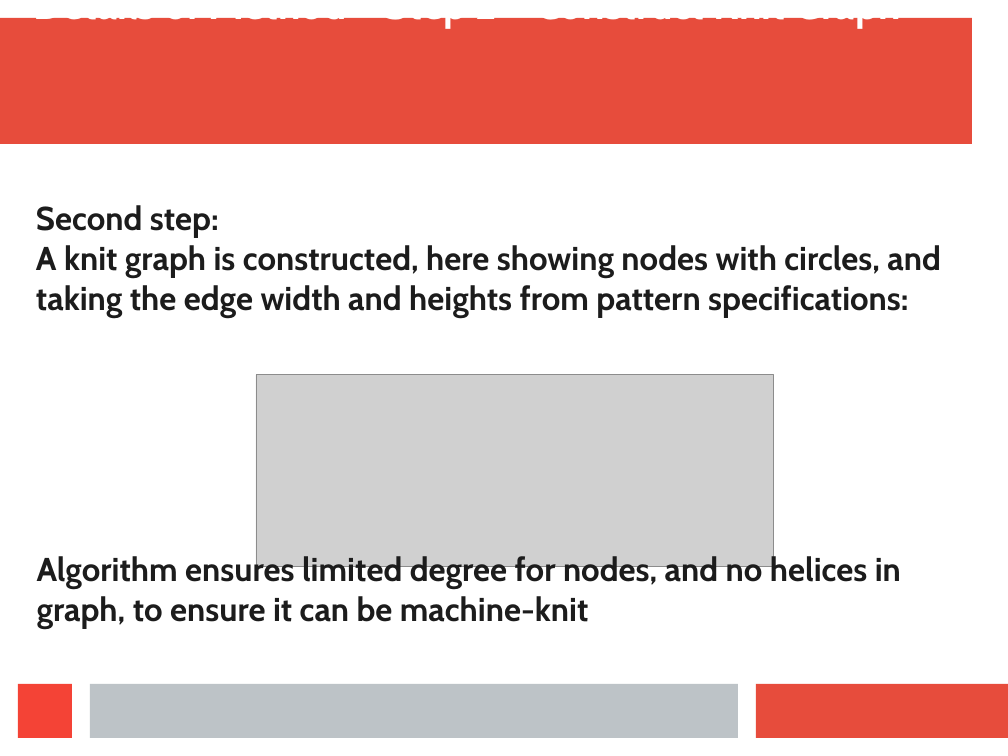
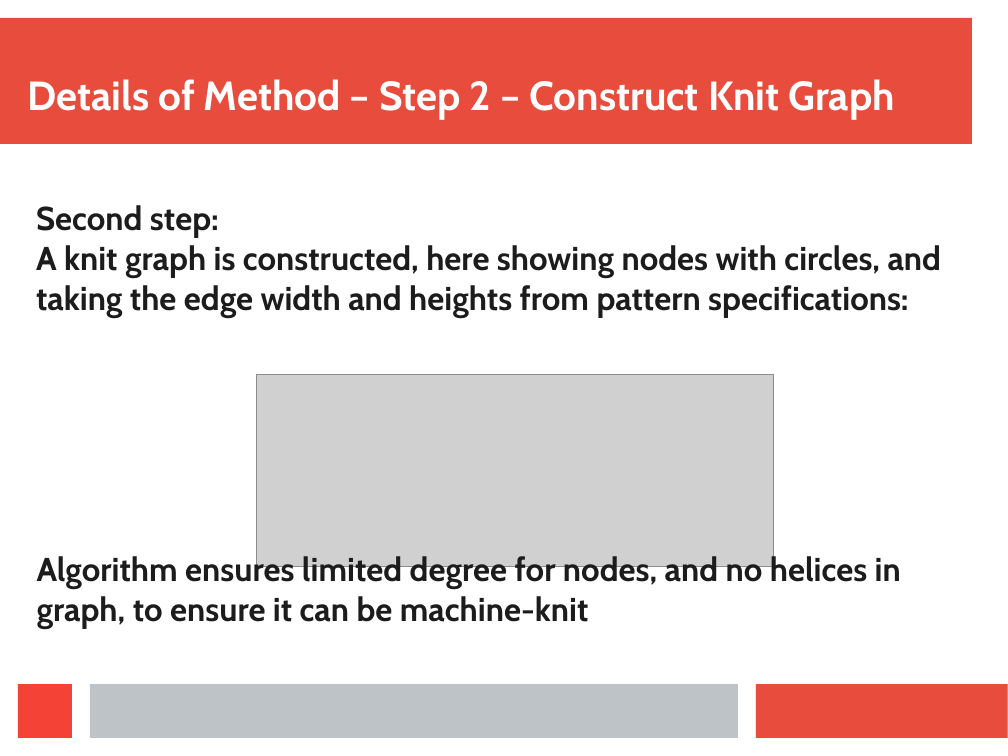
Before and after one commit to LRParser/CS536, a slide deck: slide 5 of Presentation.pptx. Drawn at 1008x756 pixels with LibreOffice and Linux fonts; fonts in the diff are those of the drawing; grey boxes stand for pictures. Boxes give left, top, right and bottom in pixels: in the first picture for what was removed or moved away, otherwise in the second. Text is boxed around its words. In the diff, an @@ line names an element or a change of style, - is before the commit and + after.

```diff
--- a/Presentation.pptx
+++ b/Presentation.pptx
@@ text "Details of Method – Step ..." rewrapped from bbox=[33, 18, 900, 28] to bbox=[27, 79, 895, 119] @@
```
Also in this commit, not shown: 3 slides added, 1 other file.
